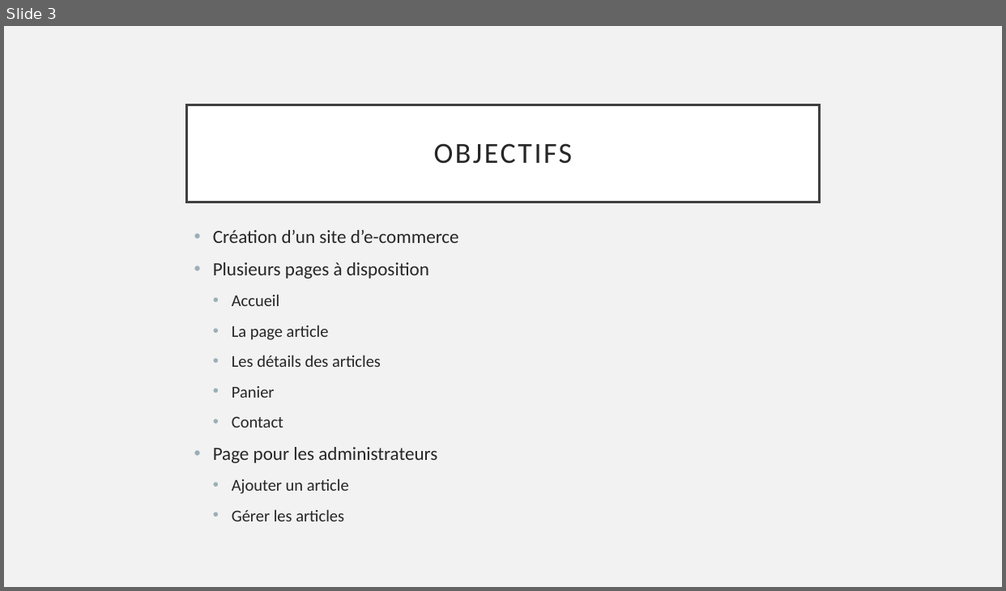
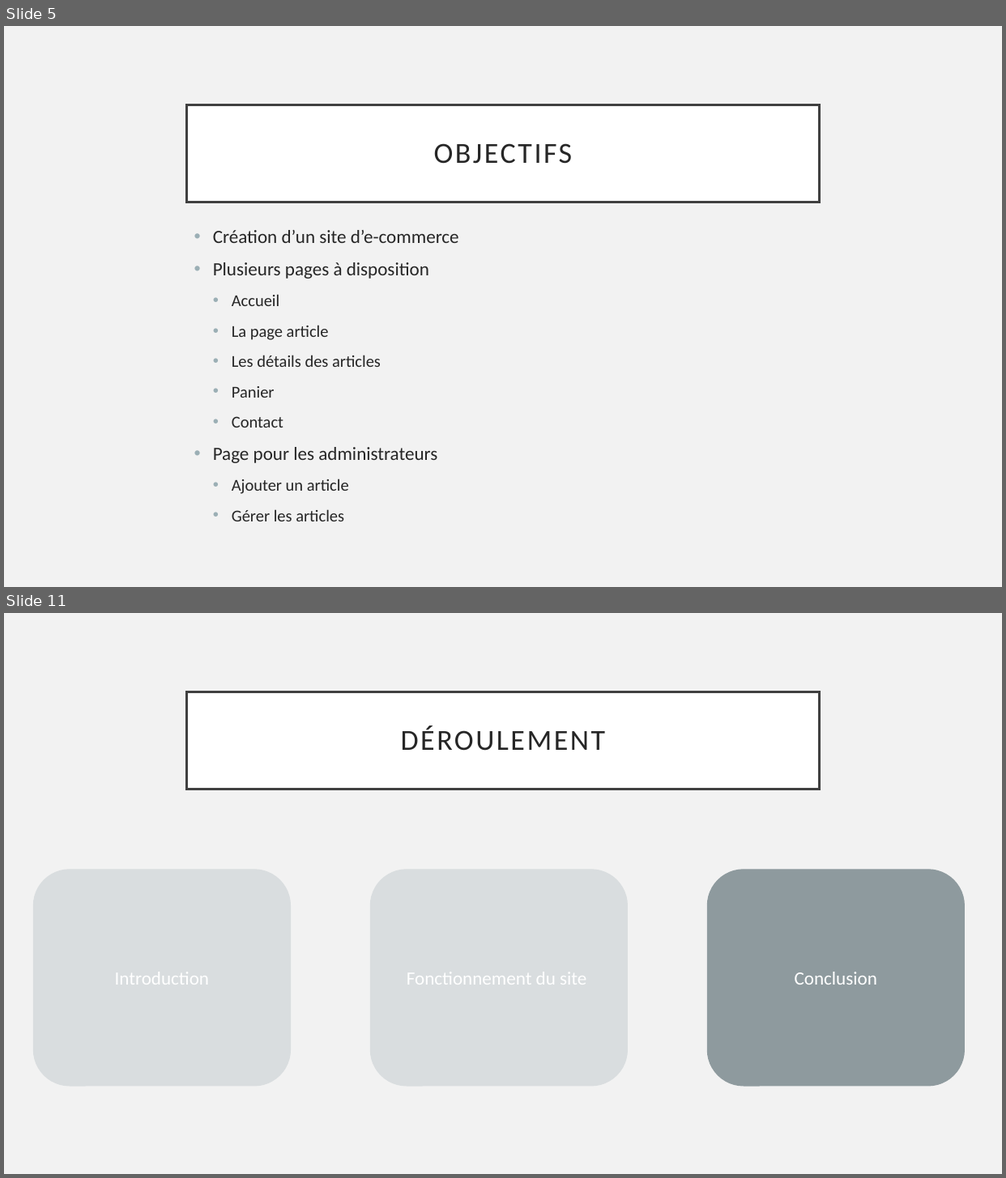
Before and after one commit to JeremyGfeller/Pre-TPi, a slide deck: Documentation/Présentation.pptx. Shown one above the other, each under a label of ours: slide 3 before the commit, slides 5 and 11 after it; the slides between them are not shown. The pictures are 1006x591 and 1006x1178 pixels, drawn with LibreOffice and Linux fonts; fonts in the diff are those of the drawing. Boxes give left, top, right and bottom in pixels: in the first picture for what was removed or moved away, otherwise in the second. Text is boxed around its words. In the diff, an @@ line names an element or a change of style, - is before the commit and + after.

```diff
--- a/Documentation/Présentation.pptx
+++ b/Documentation/Présentation.pptx
@@ slide 11 added at (x1=4, y1=613, x2=1002, y2=1174), background #F2F2F2 @@
@@ title added at (x1=187, y1=692, x2=819, y2=789), fill #FFFFFF, outline #404040 2.5 pt, 28 pt, text #262626 @@
+DÉROULEMENT
@@ rounded rectangle added at (x1=34, y1=870, x2=291, y2=1086), fill #D9DDDF, outline #D9DDDF 1 pt @@
@@ rounded rectangle added at (x1=371, y1=870, x2=628, y2=1086), fill #D9DDDF, outline #D9DDDF 1 pt @@
@@ rounded rectangle added at (x1=708, y1=870, x2=965, y2=1086), fill #8E9A9E, outline #8E9A9E 1 pt, 18 pt, text #FFFFFF @@
+Conclusion
@@ what was slide 3 is now slide 5 @@
```
Also in this commit, not shown: 2 slides changed, 4 other slides added, 4 slides removed.
